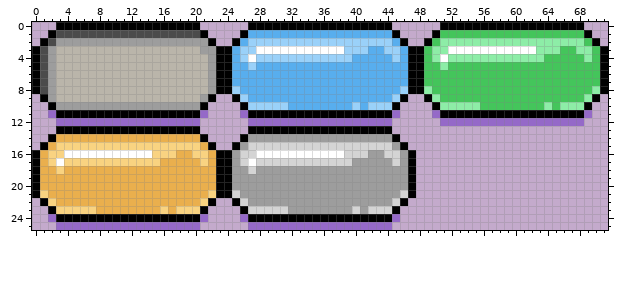
File history of a sprite sheet, assets/bonuses.png. The picture above was drawn from the file before the commit.
The file is 72x26 pixels. Colours within 5 levels of each other are drawn and written as one.
The same view after the edit:
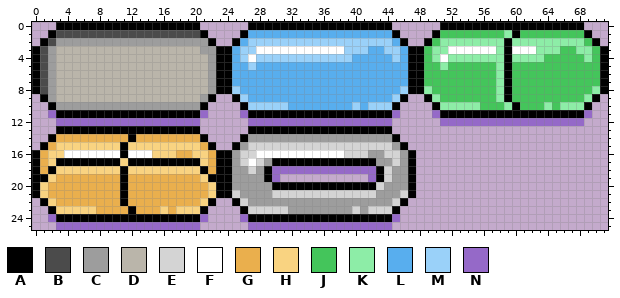
Palette (. is transparent): A #000000  B #4b4b4b  C #9d9d9d  D #bab5aa  E #d4d4d4  F #ffffff  G #eaaf4d  H #f9d381  J #44c55b  K #8deda7  L #58aeee  M #9ad1f9  N #9569c8
The exact change:
{"y":1,"x":59,"old":"JJ","new":"KA"}
{"y":2,"x":59,"old":"K","new":"A"}
{"y":3,"x":58,"old":"FF","new":"KA"}
{"y":4,"x":59,"old":"K","new":"A"}
{"y":5,"x":58,"old":"JJ","new":"KA"}
{"y":6,"x":58,"old":"JJ","new":"KA"}
{"y":7,"x":58,"old":"JJ","new":"KA"}
{"y":8,"x":58,"old":"JJ","new":"KA"}
{"y":9,"x":58,"old":"JJ","new":"KA"}
{"y":10,"x":59,"old":"JJ","new":"KA"}
{"y":14,"x":12,"old":"G","new":"A"}
{"y":15,"x":11,"old":"H","new":"A"}
{"y":16,"x":11,"old":"F","new":"A"}
{"y":17,"x":3,"old":"FHHHHHHH","new":"AAAAAAAA"}
{"y":17,"x":12,"old":"HHHHGGGGG","new":"AAAAAAAAA"}
{"y":17,"x":29,"old":"EEEEEEEEEEECCC","new":"CAAAAAAAAAAAAA"}
{"y":18,"x":2,"old":"G","new":"A"}
{"y":18,"x":4,"old":"GGGGGGGGGGGGGGGGGG","new":"HHHHHHHAHHHHHHHHHA"}
{"y":18,"x":29,"old":"CCCCCCCCCCCCCCCC","new":"ANNNNNNNNNNNNNAE"}
{"y":19,"x":1,"old":"GG","new":"AH"}
{"y":19,"x":11,"old":"G","new":"A"}
{"y":19,"x":21,"old":"GG","new":"HA"}
{"y":19,"x":29,"old":"CCCCCCCCCCCCCCCC","new":"AN...........NAE"}
{"y":20,"x":1,"old":"G","new":"H"}
{"y":20,"x":11,"old":"G","new":"A"}
{"y":20,"x":22,"old":"G","new":"H"}
{"y":20,"x":30,"old":"CCCCCCCCCCCCCC","new":"AAAAAAAAAAAAAE"}
{"y":21,"x":11,"old":"G","new":"A"}
{"y":21,"x":30,"old":"CCCCCCCCCCCCC","new":"EEEEEEEEEEEEE"}
{"y":22,"x":11,"old":"G","new":"A"}
{"y":23,"x":12,"old":"G","new":"A"}
{"label":"changed","picture_box":[496,30,520,110]}
{"label":"changed","picture_box":[40,134,216,214]}
{"label":"changed","picture_box":[264,158,392,198]}
